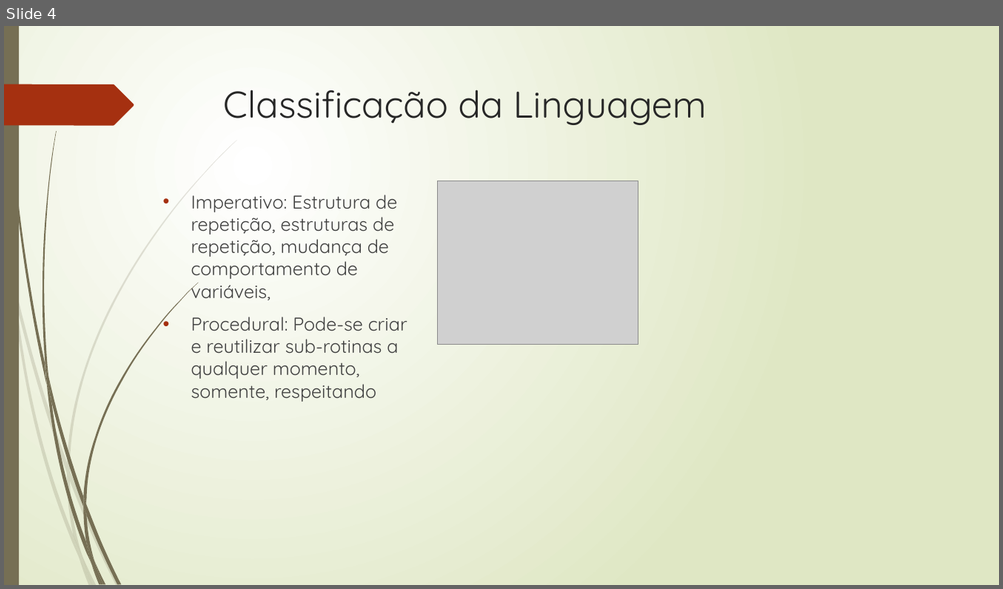
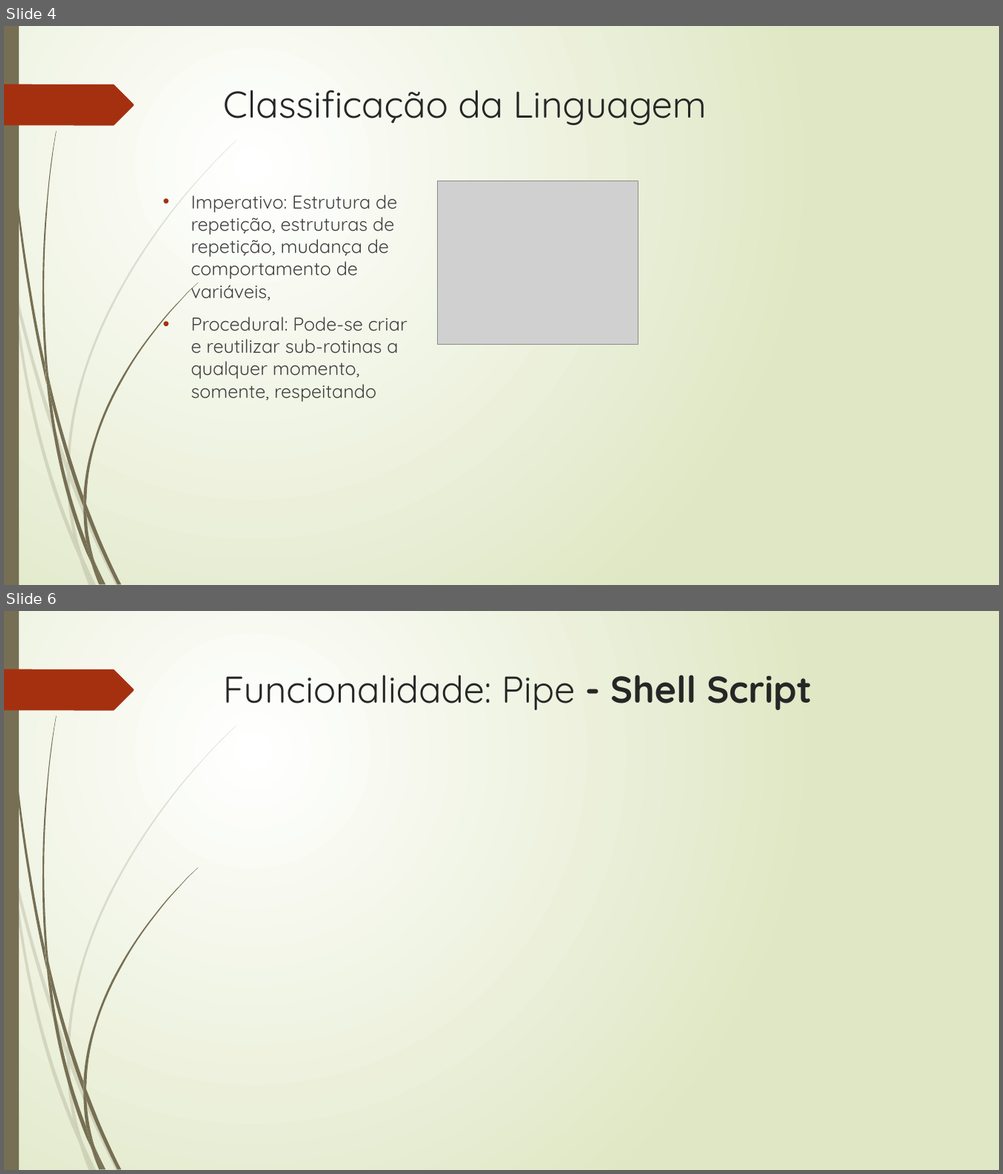
Before and after one commit to martins9/EDL, a slide deck: Tarefa-02/Apresentacao_EDL.pptx. Shown one above the other, each under a label of ours: slide 4 before the commit, slides 4 and 6 after it; the slides between them are not shown. The pictures are 1003x589 and 1003x1174 pixels, drawn with LibreOffice and Linux fonts; fonts in the diff are those of the drawing; grey boxes stand for pictures. Boxes give left, top, right and bottom in pixels: in the first picture for what was removed or moved away, otherwise in the second. Text is boxed around its words. In the diff, an @@ line names an element or a change of style, - is before the commit and + after.

```diff
--- a/Tarefa-02/Apresentacao_EDL.pptx
+++ b/Tarefa-02/Apresentacao_EDL.pptx
@@ slide 6 added at [4, 611, 999, 1170], background gradient #FFFFFF to #DFE8C4; not listed: 24 template elements that a slide beside it also shows @@
@@ title added at [223, 675, 811, 710], 36 pt, text #262626 @@
+Funcionalidade: Pipe - Shell Script
```
Also in this commit, not shown: 4 other slides added, 1 other file.
